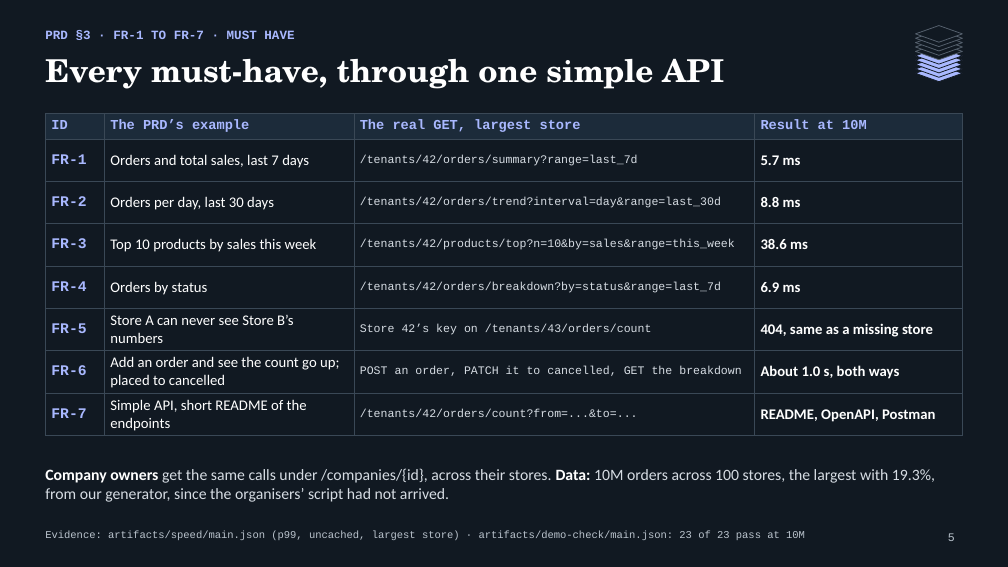
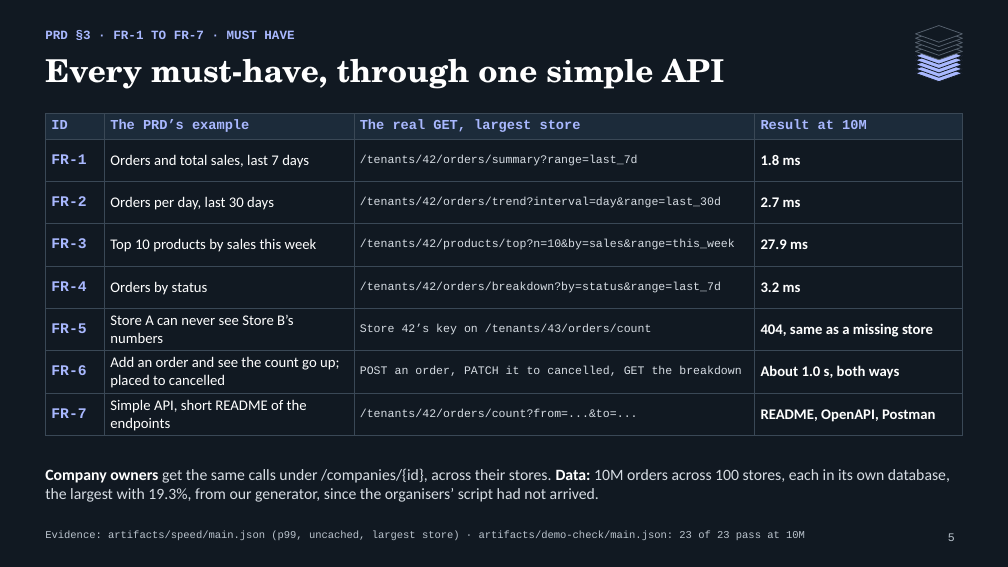
Before and after one commit to WarHawkADI/cuboid, a slide deck: slide 5 of docs/Cuboid_Final_Deck.pptx. Drawn at 1008x567 pixels with LibreOffice and Linux fonts; fonts in the diff are those of the drawing. Boxes give left, top, right and bottom in pixels: in the first picture for what was removed or moved away, otherwise in the second. Text is boxed around its words. In the diff, an @@ line names an element or a change of style, - is before the commit and + after.

```diff
--- a/docs/Cuboid_Final_Deck.pptx
+++ b/docs/Cuboid_Final_Deck.pptx
@@ table at (45, 113, 963, 435) @@
-row 2, column 4: 5.7 ms
+row 2, column 4: 1.8 ms
-row 3, column 4: 8.8 ms
+row 3, column 4: 2.7 ms
-row 4, column 4: 38.6 ms
+row 4, column 4: 27.9 ms
-row 5, column 4: 6.9 ms
+row 5, column 4: 3.2 ms
@@ text at (45, 468, 950, 502): text changed @@
-Company owners get the same calls under /companies/{id}, across their stores. Data: 10M orders across 100 stores, the largest with 19.3%, from our generator, since the organisers’ script had not arrived.
+Company owners get the same calls under /companies/{id}, across their stores. Data: 10M orders across 100 stores, each in its own database, the largest with 19.3%, from our generator, since the organisers’ script had not arrived.
```
Also in this commit, not shown: 7 other slides changed, 1 other file.
